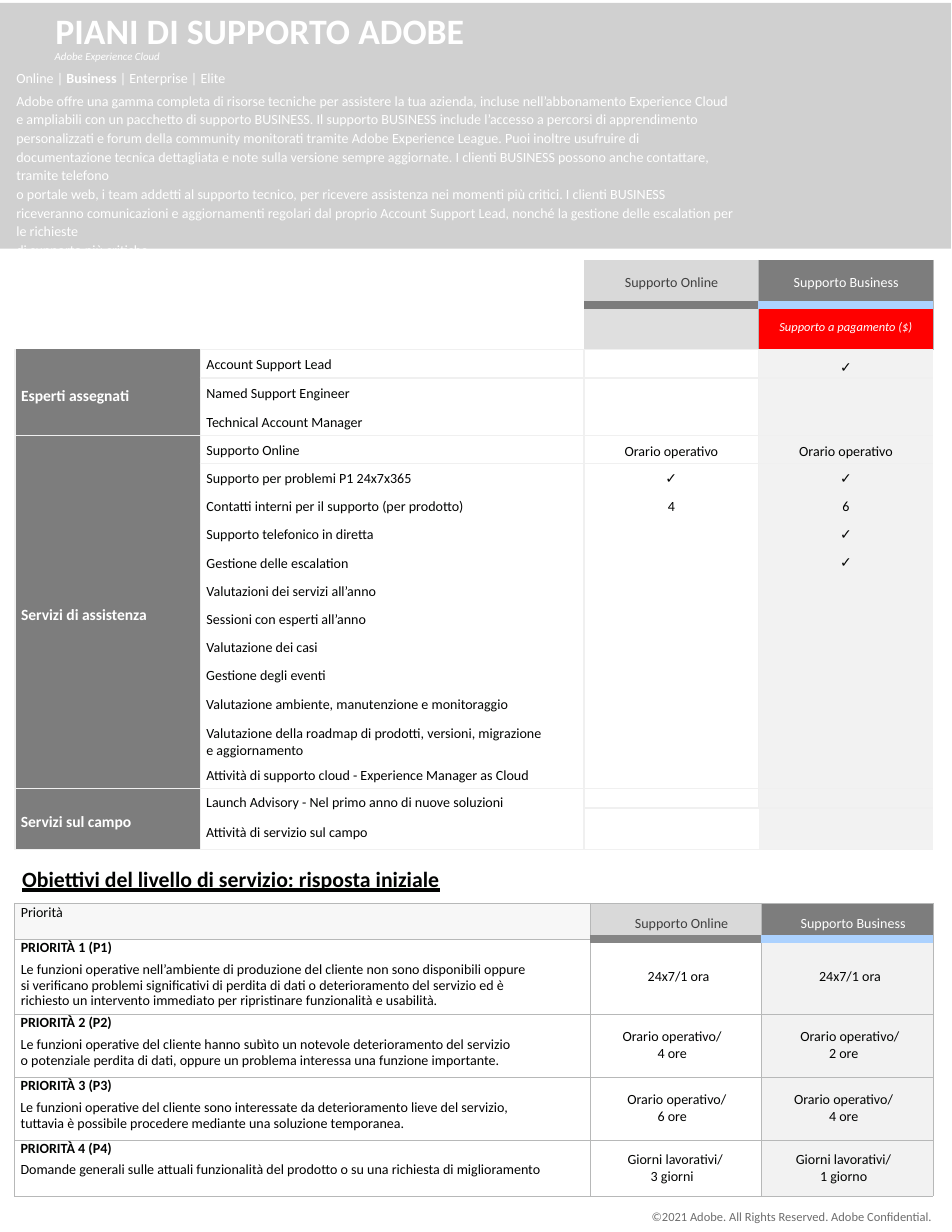
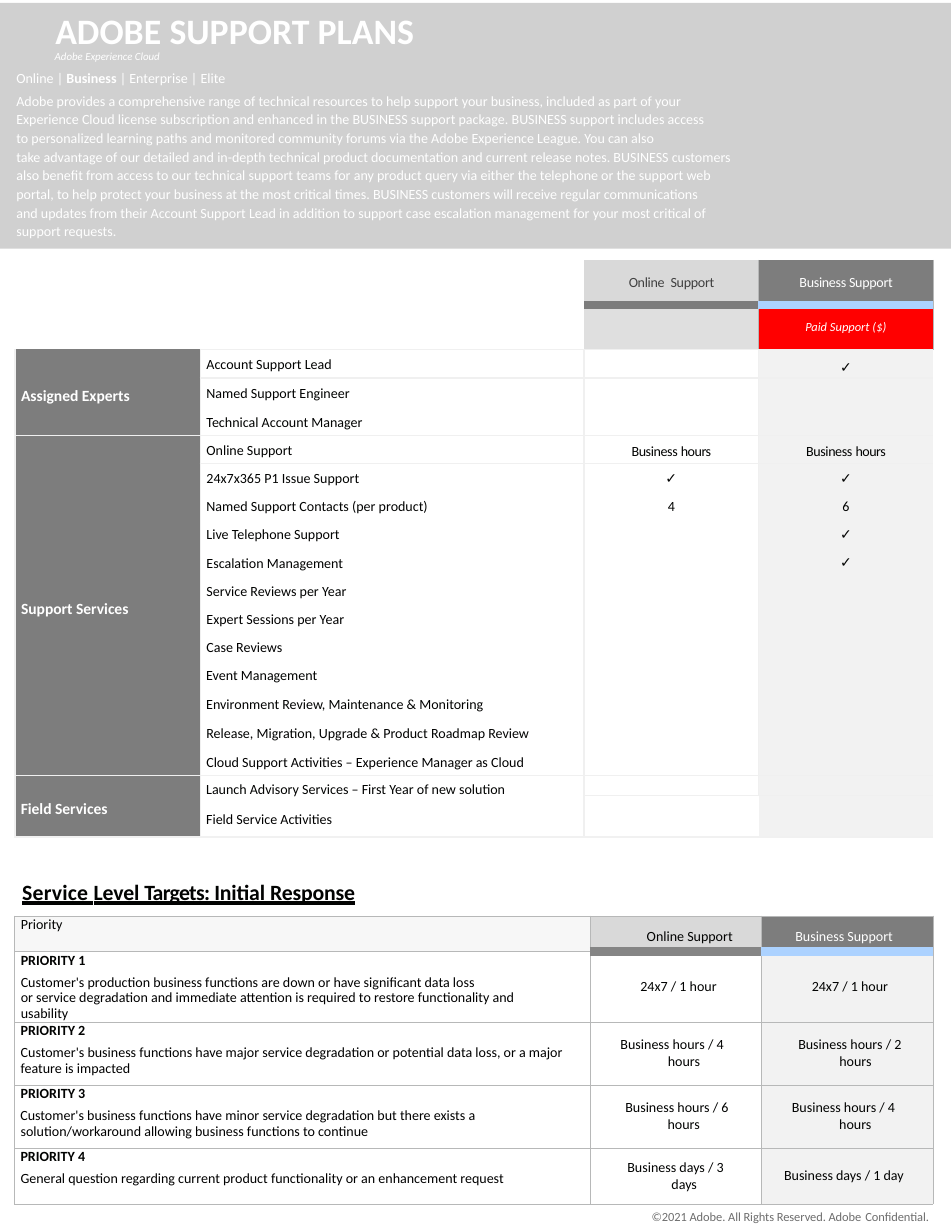
Before and after one commit to AdobeDocs/support-resources.it-IT, a slide deck: slide 1 of help/data-sheets/assets/BusinessSupportDatasheet.pptx. Drawn at 952x1232 pixels with LibreOffice and Linux fonts; fonts in the diff are those of the drawing; grey boxes stand for pictures; background and template pictures are left out. Boxes give left, top, right and bottom in pixels: in the first picture for what was removed or moved away, otherwise in the second. Text is boxed around its words. In the diff, an @@ line names an element or a change of style, - is before the commit and + after.

```diff
--- a/help/data-sheets/assets/BusinessSupportDatasheet.pptx
+++ b/help/data-sheets/assets/BusinessSupportDatasheet.pptx
@@ title at box(55, 21, 414, 44): text changed @@
-PIANI DI SUPPORTO ADOBE
+ADOBE SUPPORT PLANS
@@ text at box(16, 97, 731, 220): text changed @@
-Adobe offre una gamma completa di risorse tecniche per assistere la tua azienda, incluse nell’abbonamento Experience Cloud
-e ampliabili con un pacchetto di supporto BUSINESS. Il supporto BUSINESS include l’accesso a percorsi di apprendimento personalizzati e forum della community monitorati tramite Adobe Experience League. Puoi inoltre usufruire di documentazione tecnica dettagliata e note sulla versione sempre aggiornate. I clienti BUSINESS possono anche contattare, tramite telefono
-o portale web, i team addetti al supporto tecnico, per ricevere assistenza nei momenti più critici. I clienti BUSINESS riceveranno comunicazioni e aggiornamenti regolari dal proprio Account Support Lead, nonché la gestione delle escalation per le richieste
-di supporto più critiche.
+Adobe provides a comprehensive range of technical resources to help support your business, included as part of your Experience Cloud license subscription and enhanced in the BUSINESS support package. BUSINESS support includes access to personalized learning paths and monitored community forums via the Adobe Experience League. You can also take advantage of our detailed and in-depth technical product documentation and current release notes. BUSINESS customers also benefit from access to our technical support teams for any product query via either the telephone or the support web portal, to help protect your business at the most critical times. BUSINESS customers will receive regular communications and updates from their Account Support Lead in addition to support case escalation management for your most critical of support requests.
@@ table at box(15, 260, 934, 838) @@
-row 1, column 3: Supporto Online
+row 1, column 3: Online Support
-row 1, column 4: Supporto Business
+row 1, column 4: Business Support
-row 2, column 4: Supporto a pagamento ($)
+row 2, column 4: Paid Support ($)
-row 3, column 1: Esperti assegnati
+row 3, column 1: Assigned Experts
-row 6: Servizi di assistenza | Supporto Online | Orario operativo | Orario operativo
+row 6: Support Services | Online Support | Business hours | Business hours
-row 7, column 2: Supporto per problemi P1 24x7x365
+row 7, column 2: 24x7x365 P1 Issue Support
-row 8, column 2: Contatti interni per il supporto (per prodotto)
+row 8, column 2: Named Support Contacts (per product)
-row 9, column 2: Supporto telefonico in diretta
+row 9, column 2: Live Telephone Support
-row 10, column 2: Gestione delle escalation
+row 10, column 2: Escalation Management
-row 11, column 2: Valutazioni dei servizi all’anno
+row 11, column 2: Service Reviews per Year
-row 12, column 2: Sessioni con esperti all’anno
+row 12, column 2: Expert Sessions per Year
-row 13, column 2: Valutazione dei casi
+row 13, column 2: Case Reviews
-row 14, column 2: Gestione degli eventi
+row 14, column 2: Event Management
-row 15, column 2: Valutazione ambiente, manutenzione e monitoraggio
+row 15, column 2: Environment Review, Maintenance & Monitoring
-row 16, column 2: Valutazione della roadmap di prodotti, versioni, migrazione e aggiornamento
+row 16, column 2: Release, Migration, Upgrade & Product Roadmap Review
-row 17, column 2: Attività di supporto cloud - Experience Manager as Cloud
+row 17, column 2: Cloud Support Activities – Experience Manager as Cloud
-row 18, column 1: Servizi sul campo
+row 18, column 1: Field Services
-row 18, column 2: Launch Advisory - Nel primo anno di nuove soluzioni / Attività di servizio sul campo
+row 18, column 2: Launch Advisory Services – First Year of new solution / Field Service Activities
@@ text at box(22, 884, 355, 905): text changed @@
-Obiettivi del livello di servizio: risposta iniziale
+Service Level Targets: Initial Response
@@ table at box(15, 916, 933, 1196) @@
-row 1: Priorità | Supporto Online | Supporto Business
+row 1: Priority | Online Support | Business Support
-row 2: PRIORITÀ 1 (P1) / Le funzioni operative nell’ambiente di produzione del cliente non sono disponibili oppure si verificano problemi significativi di perdita di dati o deterioramento del servizio ed è richiesto un intervento immediato per ripristinare funzionalità e usabilità. | 24x7/1 ora | 24x7/1 ora
+row 2: PRIORITY 1 / Customer's production business functions are down or have significant data loss or service degradation and immediate attention is required to restore functionality and usability | 24x7 / 1 hour | 24x7 / 1 hour
-row 3: PRIORITÀ 2 (P2) / Le funzioni operative del cliente hanno subìto un notevole deterioramento del servizio o potenziale perdita di dati, oppure un problema interessa una funzione importante. | Orario operativo/ 4 ore | Orario operativo/ 2 ore
+row 3: PRIORITY 2 / Customer's business functions have major service degradation or potential data loss, or a major feature is impacted | Business hours / 4 hours | Business hours / 2 hours
-row 4: PRIORITÀ 3 (P3) / Le funzioni operative del cliente sono interessate da deterioramento lieve del servizio, tuttavia è possibile procedere mediante una soluzione temporanea. | Orario operativo/ 6 ore | Orario operativo/ 4 ore
+row 4: PRIORITY 3 / Customer's business functions have minor service degradation but there exists a solution/workaround allowing business functions to continue | Business hours / 6 hours | Business hours / 4 hours
-row 5: PRIORITÀ 4 (P4) / Domande generali sulle attuali funzionalità del prodotto o su una richiesta di miglioramento | Giorni lavorativi/ 3 giorni | Giorni lavorativi/ 1 giorno
+row 5: PRIORITY 4 / General question regarding current product functionality or an enhancement request | Business days / 3 days | Business days / 1 day
@@ table: place and size @@
-table at box(15, 903, 933, 1195)
+table at box(15, 916, 933, 1196)
@@ text "©2021 Adobe. All Rights Reserved. ..." at box(652, 1212, 929, 1223): letter spacing 0 to -0.1 pt @@
```
Also in this commit, not shown: 1 other slide changed, 1 slide added, 1 slide removed, 1 other file.
